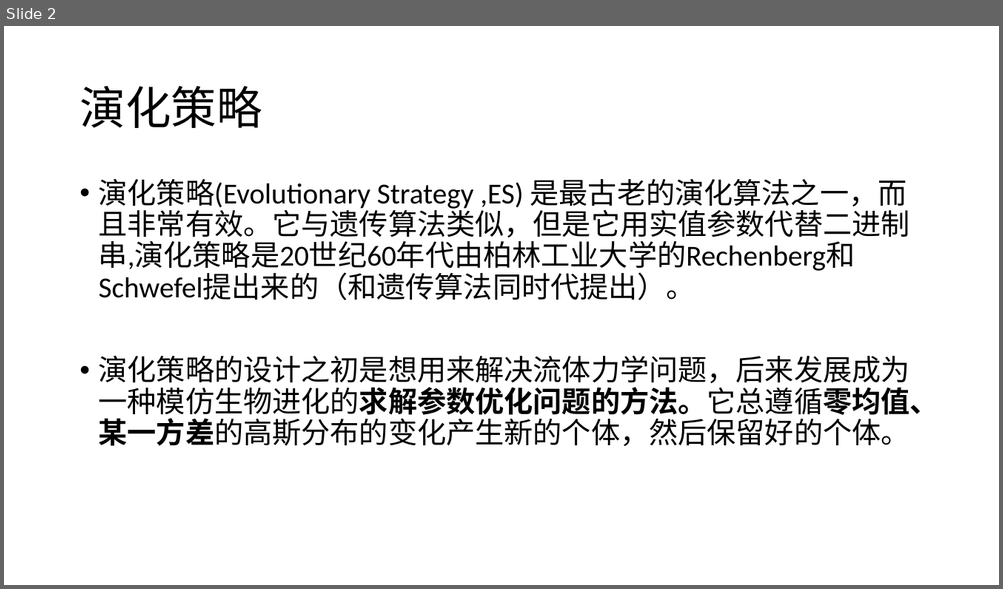
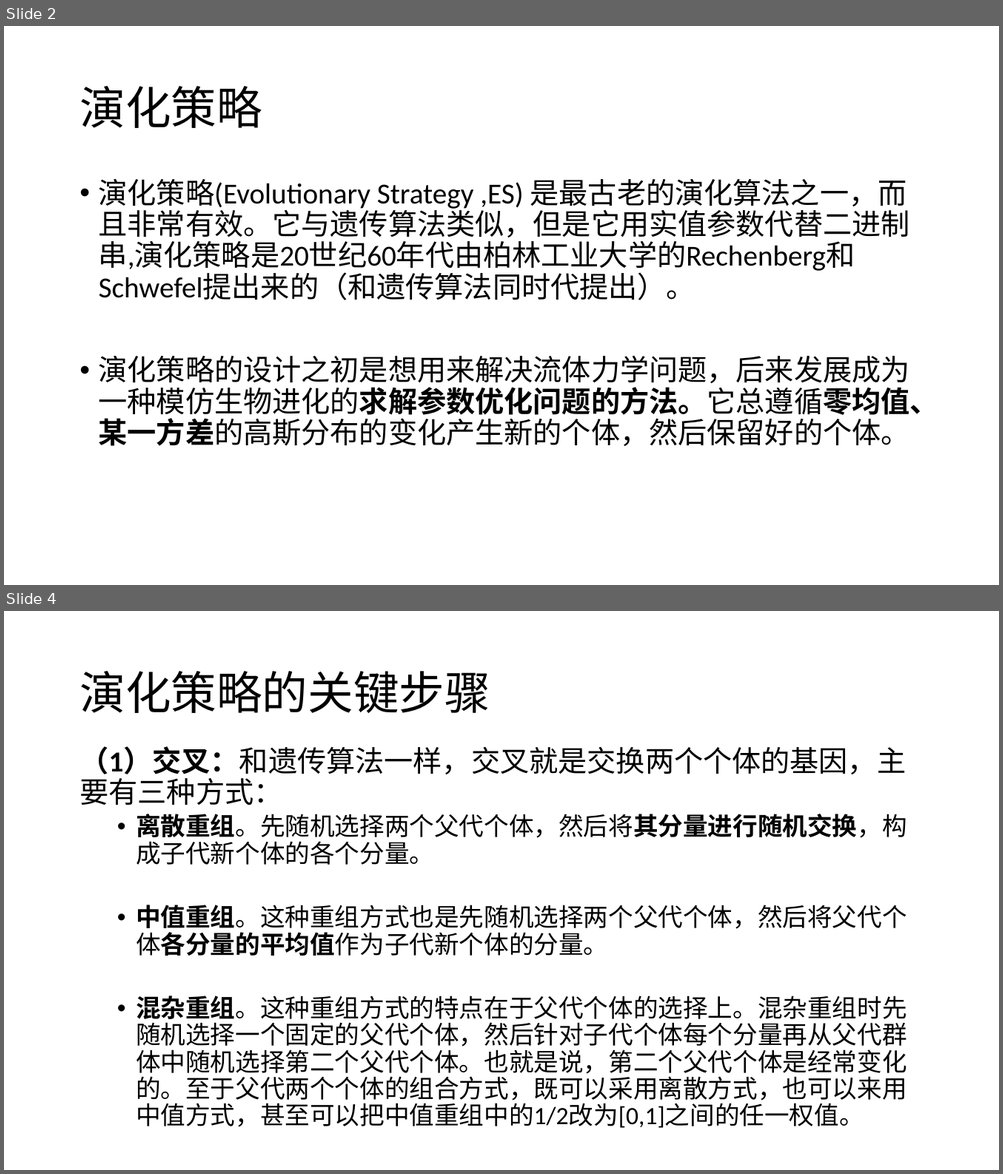
Before and after one commit to likaihz/EAS, a slide deck: LuTao—ES/slides.pptx. Shown one above the other, each under a label of ours: slide 2 before the commit, slides 2 and 4 after it; the slides between them are not shown. The pictures are 1003x589 and 1003x1174 pixels, drawn with LibreOffice and Linux fonts; fonts in the diff are those of the drawing. Boxes give left, top, right and bottom in pixels: in the first picture for what was removed or moved away, otherwise in the second. Text is boxed around its words. In the diff, an @@ line names an element or a change of style, - is before the commit and + after.

```diff
--- a/LuTao—ES/slides.pptx
+++ b/LuTao—ES/slides.pptx
@@ slide 4 added at <box>4,611,999,1170</box>, background #FFFFFF @@
@@ title added at <box>79,671,489,713</box>, 44 pt, text #000000 @@
+演化策略的关键步骤
@@ text added at <box>79,746,907,1128</box>, 24 pt, text #000000 @@
+（1）交叉：和遗传算法一样，交叉就是交换两个个体的基因，主要有三种方式：
+  • 离散重组。先随机选择两个父代个体，然后将其分量进行随机交换，构成子代新个体的各个分量。
+  • 中值重组。这种重组方式也是先随机选择两个父代个体，然后将父代个体各分量的平均值作为子代新个体的分量。
+  • 混杂重组。这种重组方式的特点在于父代个体的选择上。混杂重组时先随机选择一个固定的父代个体，然后针对子代个体每个分量再从父代群体中随机选择第二个父代个体。也就是说，第二个父代个体是经常变化的。至于父代两个个体的组合方式，既可以采用离散方式，也可以来用中值方式，甚至可以把中值重组中的1/2改为[0,1]之间的任一权值。
```
Also in this commit, not shown: 2 slides changed, 13 other slides added, 1 slide removed, 1 other file.
